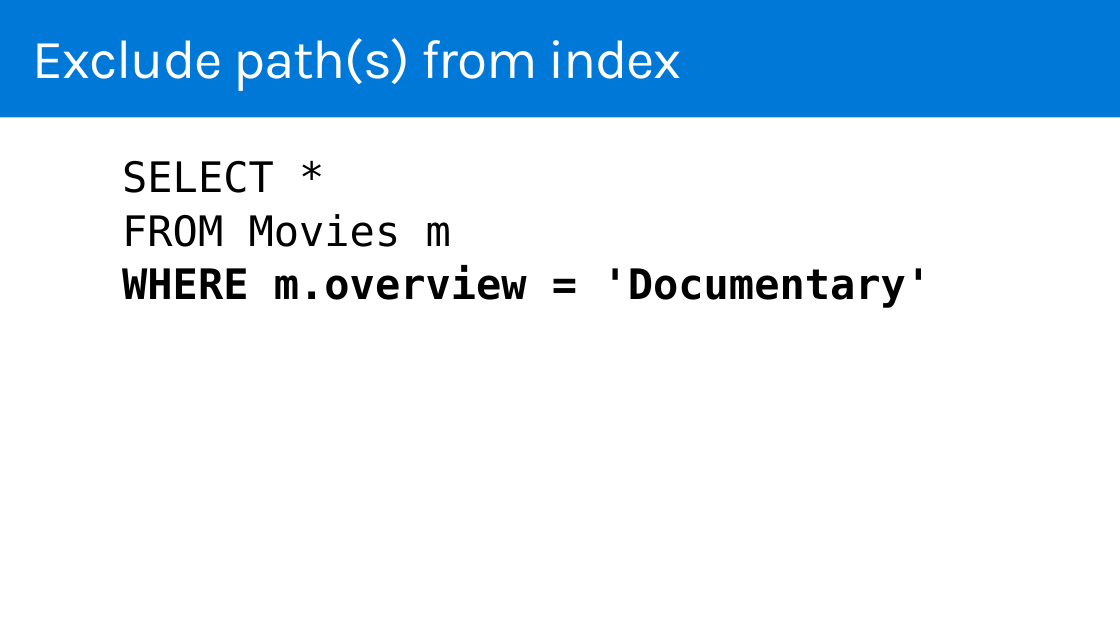
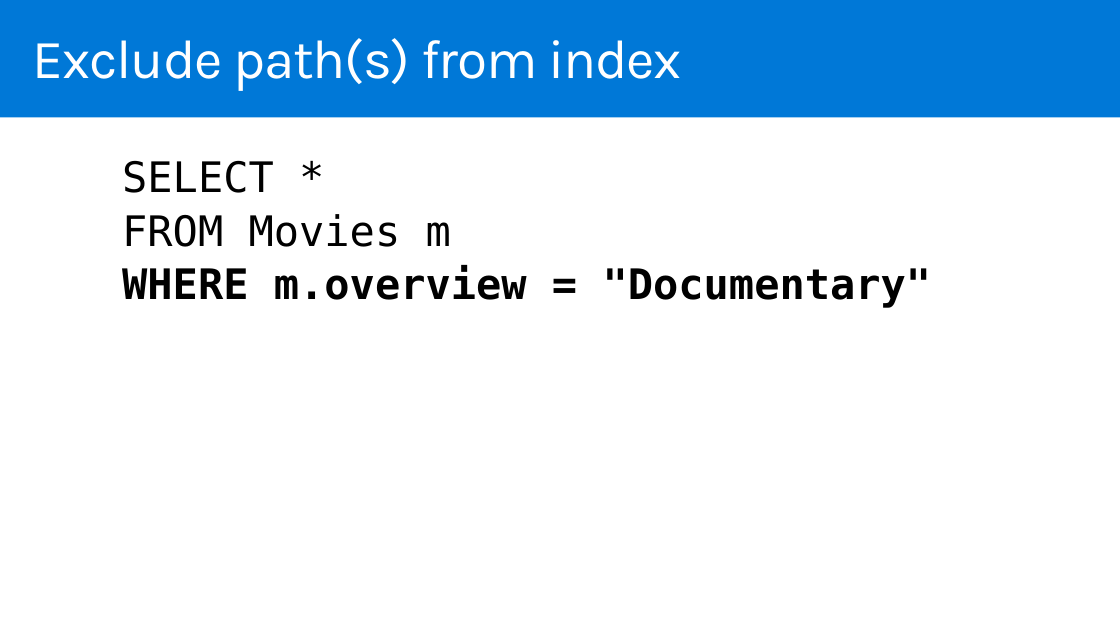
Before and after one commit to dmakogon/azurecon2015, a slide deck: slide 13 of crawcour_makogon_documentdb.pptx. Drawn at 1120x630 pixels with LibreOffice and Linux fonts; fonts in the diff are those of the drawing; background and template pictures are left out. Boxes give left, top, right and bottom in pixels: in the first picture for what was removed or moved away, otherwise in the second. Text is boxed around its words. In the diff, an @@ line names an element or a change of style, - is before the commit and + after.

```diff
--- a/crawcour_makogon_documentdb.pptx
+++ b/crawcour_makogon_documentdb.pptx
@@ text at (x1=122, y1=265, x2=932, y2=308): text changed @@
-WHERE m.overview = 'Documentary'
+WHERE m.overview = "Documentary"
```
Also in this commit, not shown: 4 other slides changed.
